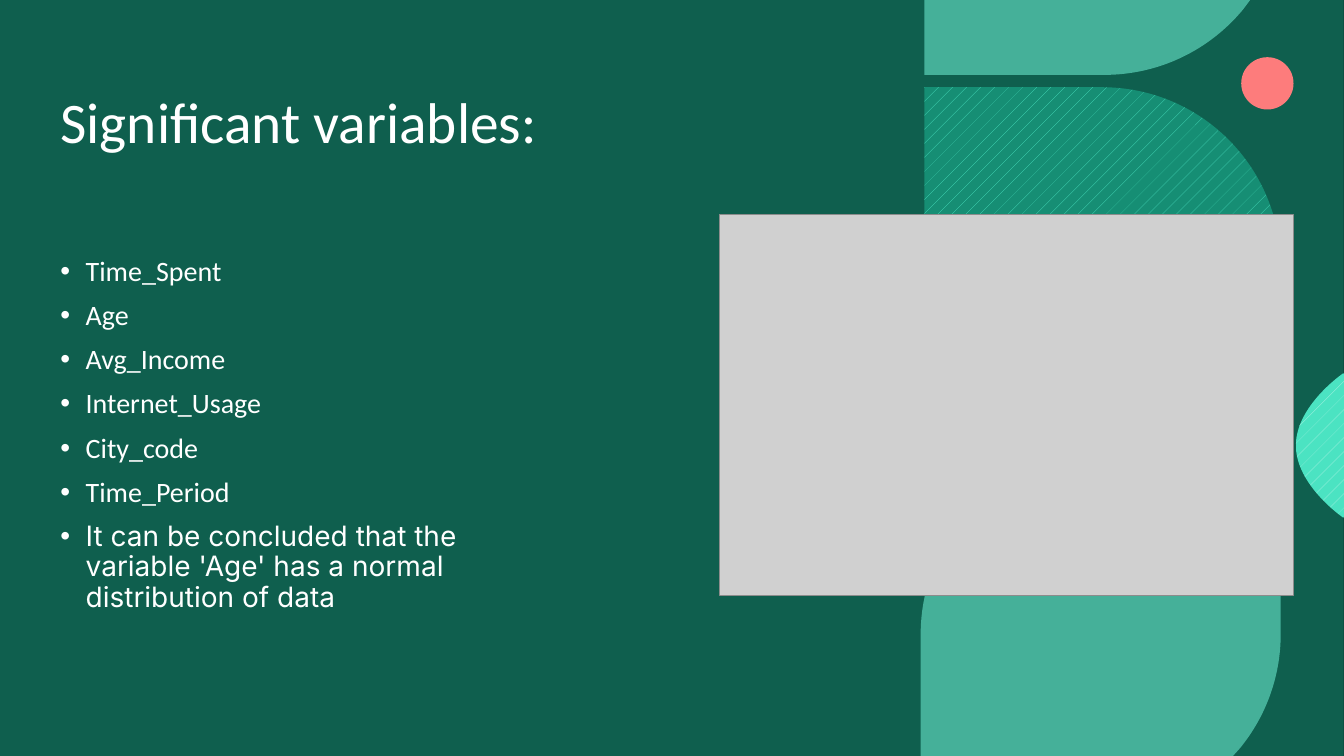
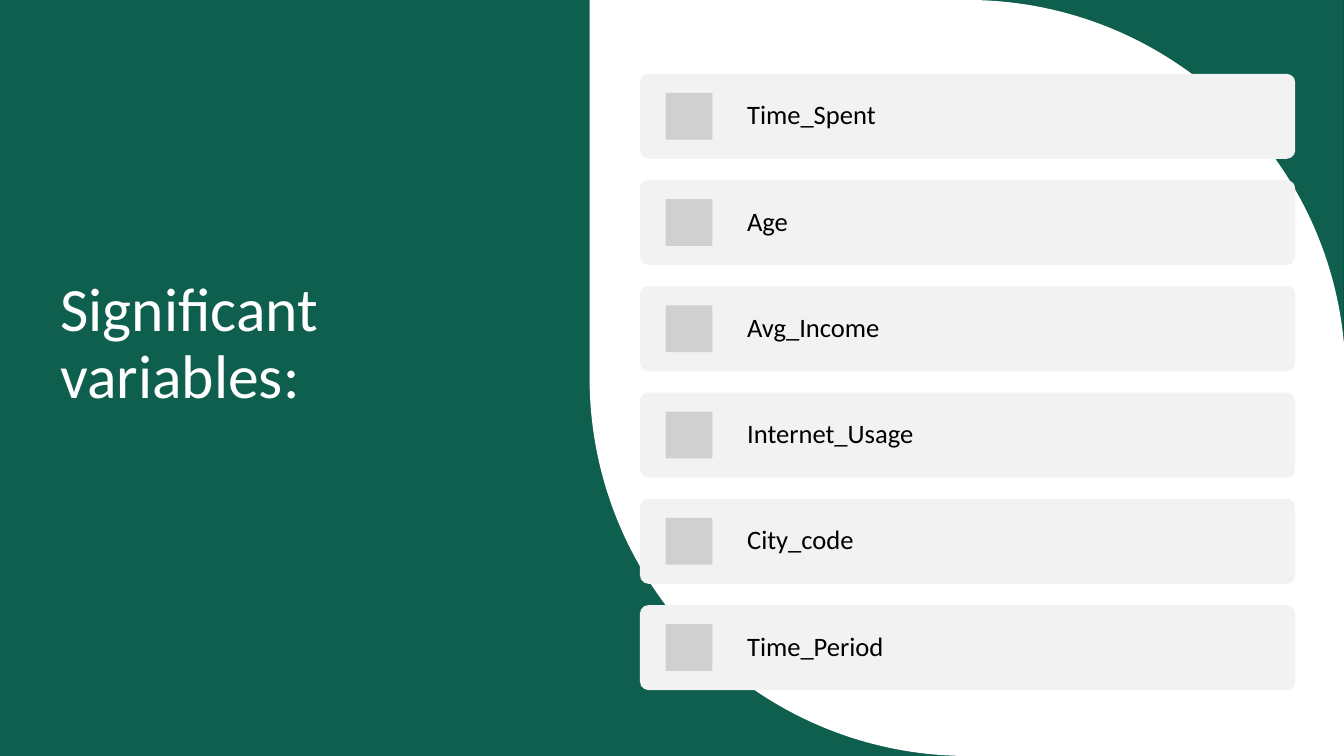
Before and after one commit to rahkum96/Supervised-Mchine-Learning, a slide deck: slide 10 of Ad-Clicked Web-Dataset/Ad-Clicking.pptx (slide 6 before the commit). Drawn at 1344x756 pixels with LibreOffice and Linux fonts; fonts in the diff are those of the drawing; grey boxes stand for pictures; background and template pictures are left out. Boxes give left, top, right and bottom in pixels: in the first picture for what was removed or moved away, otherwise in the second. Text is boxed around its words. In the diff, an @@ line names an element or a change of style, - is before the commit and + after.

```diff
--- a/Ad-Clicked Web-Dataset/Ad-Clicking.pptx
+++ b/Ad-Clicked Web-Dataset/Ad-Clicking.pptx
@@ rectangle removed at (0,0,1344,756) @@
@@ rectangle added at (0,0,1344,756), fill #09392F @@
@@ rectangle added at (0,0,1344,756), fill #18997E at 40% opacity @@
@@ freeform shape added at (590,0,1344,756), fill #FFFFFF @@
@@ ellipse removed at (1241,57,1294,110) @@
@@ title "Significant variables:": place and size @@
-title "Significant variables:" at (60,103,537,153)
+title "Significant variables:" at (60,288,318,399)
@@ title "Significant variables:" at (60,288,318,399): size 41 to 44 pt; vertical alignment bottom to middle @@
@@ freeform shape removed at (925,88,1280,444) @@
@@ picture removed at (720,215,1294,595) @@
@@ text removed at (86,261,456,608) @@
-• Time_Spent
-• Age
-• Avg_Income
-• Internet_Usage
-• City_code
-• Time_Period
-• It can be concluded that the variable 'Age' has a normal distribution of data
@@ group added at (640,74,1296,690): 6 rounded rectangles, 6 pictures, 6 texts @@
+Time_Spent
+Age
+Avg_Income
+Internet_Usage
+City_code
+Time_Period
```
Also in this commit, not shown: 7 other slides changed, 7 slides added, 1 slide removed.
